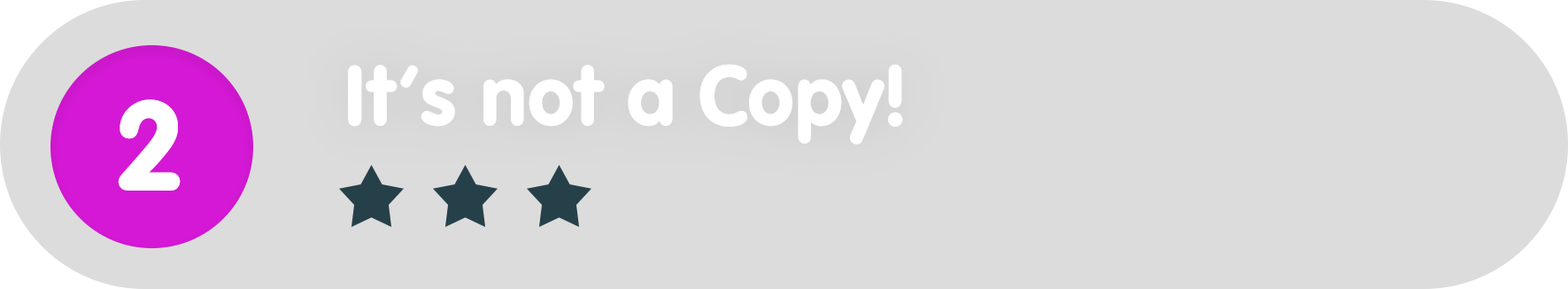
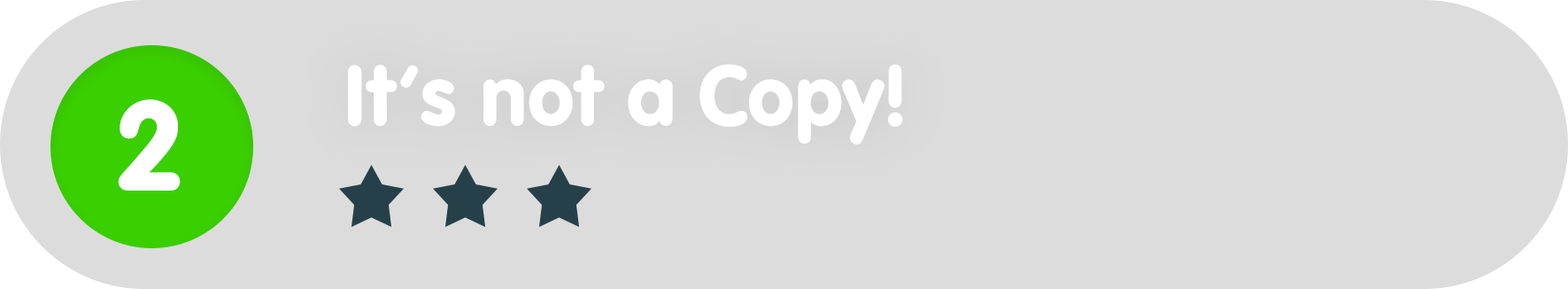
Before/after of a (1568, 289) layered artwork. What changed in the layer stack:
painted on "Ellipse_green" over [50, 45, 254, 248]
